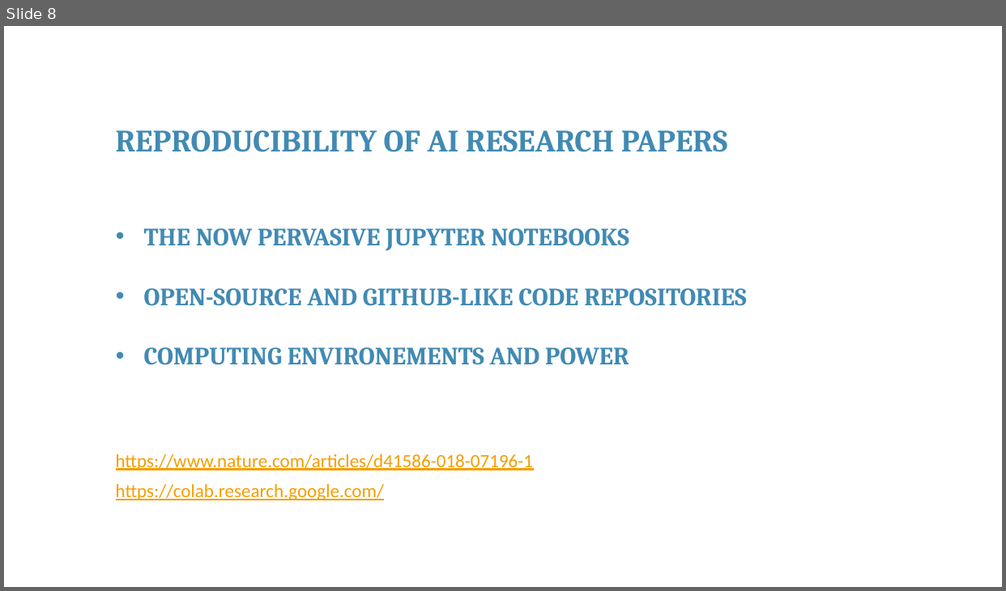
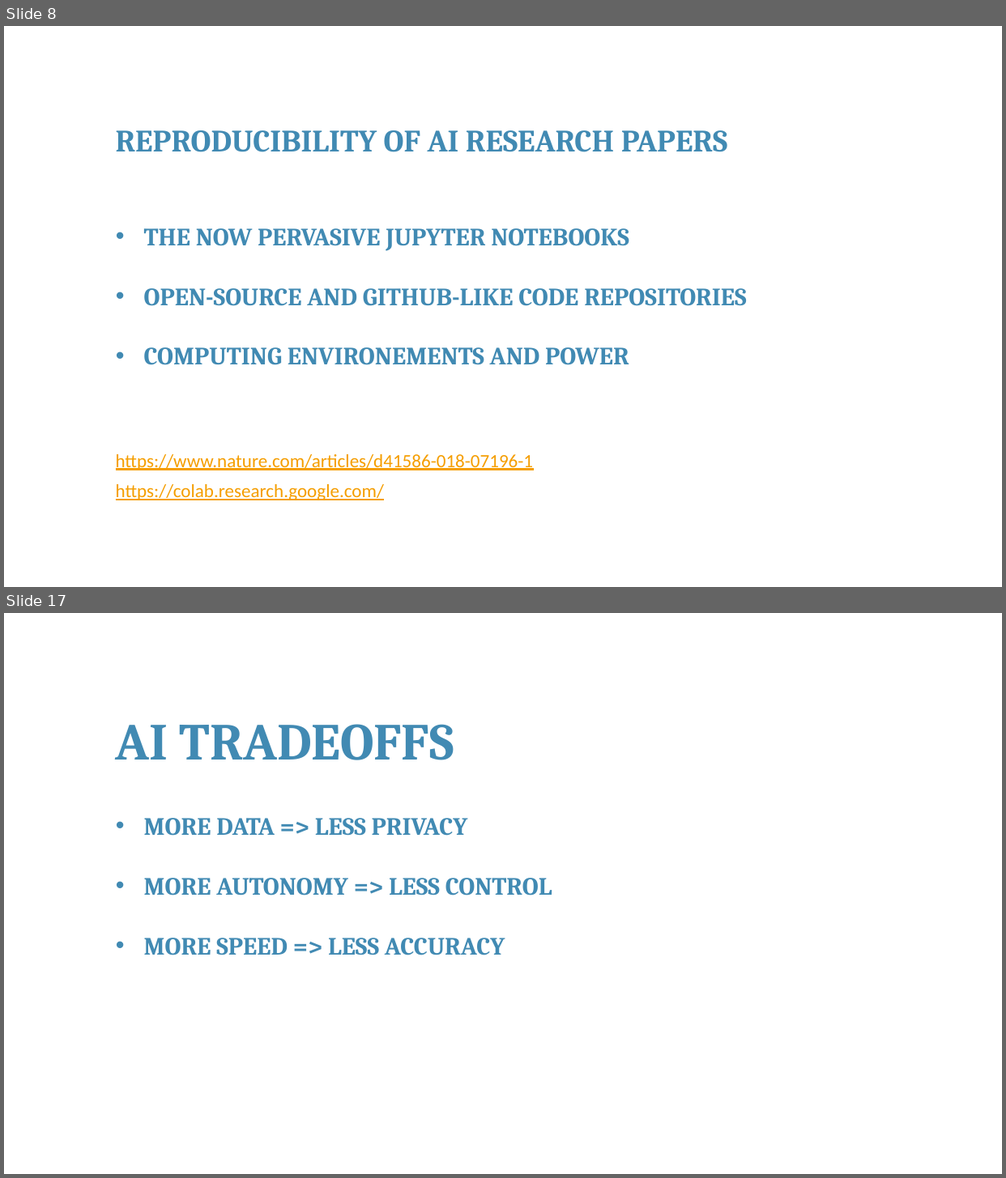
Before and after one commit to franckalbinet/itu-eaco-zanzibar-12-2018, a slide deck: presentations/session-9-open-issues-in-ai.pptx. Shown one above the other, each under a label of ours: slide 8 before the commit, slides 8 and 17 after it; the slides between them are not shown. The pictures are 1006x591 and 1006x1178 pixels, drawn with LibreOffice and Linux fonts; fonts in the diff are those of the drawing; background and template pictures are left out. Boxes give left, top, right and bottom in pixels: in the first picture for what was removed or moved away, otherwise in the second. Text is boxed around its words. In the diff, an @@ line names an element or a change of style, - is before the commit and + after.

```diff
--- a/presentations/session-9-open-issues-in-ai.pptx
+++ b/presentations/session-9-open-issues-in-ai.pptx
@@ slide 17 added at box(4, 613, 1002, 1174), background #FFFFFF @@
@@ text added at box(116, 724, 454, 760), 50 pt, text #418AB3, bold @@
+AI TRADEOFFS
@@ text added at box(144, 818, 552, 956), 24 pt, text #418AB3, bold @@
+• MORE DATA => LESS PRIVACY
+• MORE AUTONOMY => LESS CONTROL
+• MORE SPEED => LESS ACCURACY
```
Also in this commit, not shown: 4 slides changed, 13 other slides added, 6 slides removed, 1 other file.
